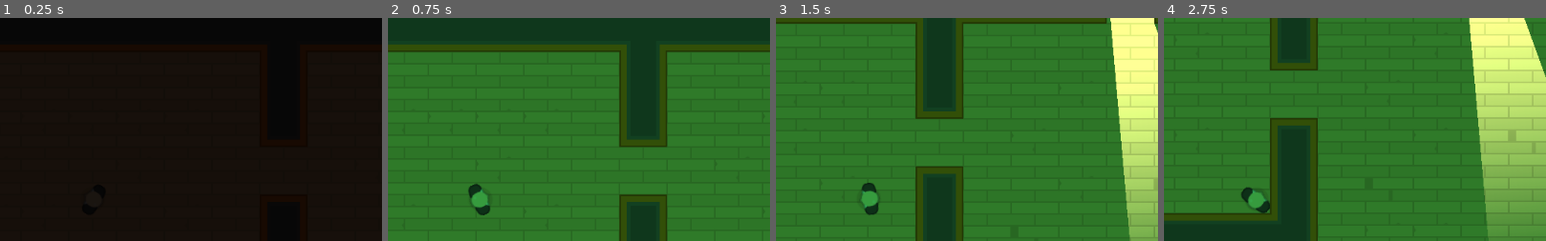
Above: before the commit, frames 1-4 (left to right).
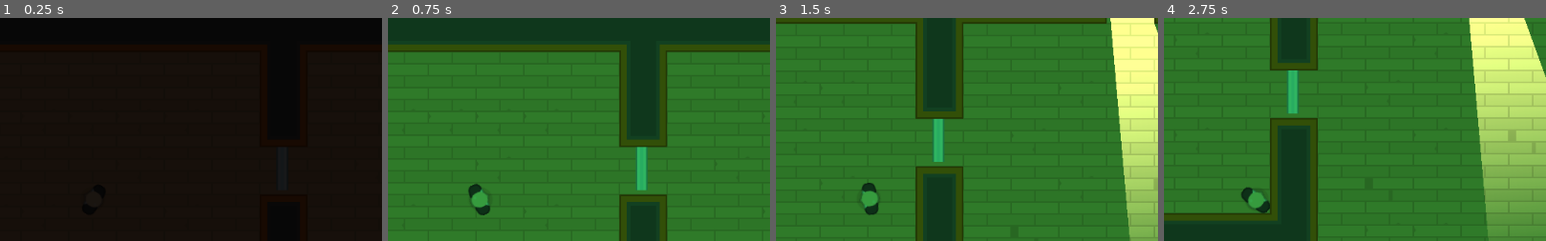
Above: after the commit, the same moments.

Repository: adam-spice/espionage_inc
Game: Godot game, scene res://Levels/Level1.tscn
Two runs of this game, one before a commit and one after it. Both use one fixed random seed, a clock stepped at 60 frames per second and the inputs below.
Inputs (mouse positions are % of the whole screen's width and height, from its top left):
- Up to frame 1 (0.25 s): no input
- Up to frame 2 (0.75 s): tap Enter at 0.5 s; move the mouse to (100, 12) at 0.52 s; hold D (move_right) from 0.53 s (still down); hold Space (toggle_vision_mode) from 0.53 s (still down); click (100, 12) at 0.67 s
- Up to frame 3 (1.5 s): move the mouse to (30, 55) at 1.27 s; release D (move_right) at 1.28 s; release Space (toggle_vision_mode) at 1.28 s; hold S (move_down) from 1.28 s (still down); tap Space (toggle_vision_mode) at 1.35 s; click (30, 55) at 1.42 s
- Up to frame 4 (2.75 s): move the mouse to (60, 28) at 2.02 s; release S (move_down) at 2.03 s; hold D (move_right) from 2.03 s (still down); hold Space (toggle_vision_mode) from 2.03 s (still down); click (60, 28) at 2.17 s
The pictures show only the part of the screen within x 38-88%, y 9-59%; the shares and areas given below are measured in that part.

The runs differ from the first frame. In frame 2, 0.6% of the frame differs, in the area x 65-68%, y 57-78%; in frame 3, 0.6%; in frame 4, 0.6%.
Error in both runs: Invalid get index '0' (on base: 'PoolVector2Array'). (res://Characters/NPC/Gaurd.gd:22)

Commit message:
Implemented locked doors, numpads open when door clicked on

Diff:
--- /dev/null
+++ b/Doors/LockedDoor.gd
@@ -0,0 +1,10 @@
+extends "res://Doors/Door.gd"
+
+func _on_Door_input_event(viewport, event, shape_idx):
+	if Input.is_mouse_button_pressed(BUTTON_LEFT) and can_click:
+		$CanvasLayer/NumPad.popup_centered()
+
+func _on_Door_body_exited(body):
+	if body.collision_layer == 1:
+		can_click = false
+		$CanvasLayer/NumPad.hide()
--- /dev/null
+++ b/Doors/LockedDoor.tscn
@@ -0,0 +1,17 @@
+[gd_scene load_steps=5 format=2]
+
+[ext_resource path="res://Doors/Door.tscn" type="PackedScene" id=1]
+[ext_resource path="res://GFX/PNG/Tiles/tile_463.png" type="Texture" id=2]
+[ext_resource path="res://Interface/NumPad.tscn" type="PackedScene" id=3]
+[ext_resource path="res://Doors/LockedDoor.gd" type="Script" id=4]
+
+[node name="LockedDoor" instance=ExtResource( 1 )]
+script = ExtResource( 4 )
+
+[node name="DoorSprite" parent="." index="1"]
+texture = ExtResource( 2 )
+
+[node name="CanvasLayer" type="CanvasLayer" parent="." index="4"]
+
+[node name="NumPad" parent="CanvasLayer" index="0" instance=ExtResource( 3 )]
+visible = true
--- a/Interface/NumPad.tscn
+++ b/Interface/NumPad.tscn
@@ -48,7 +48,6 @@
 region_rect = Rect2( 0, 0, 100, 100 )
 
 [node name="NumPad" type="Popup"]
-visible = true
 margin_right = 40.0
 margin_bottom = 40.0
 theme = SubResource( 2 )
@@ -105,12 +104,14 @@
 [node name="Button Container" type="CenterContainer" parent="VBoxContainer"]
 margin_top = 135.0
 margin_right = 300.0
-margin_bottom = 307.0
+margin_bottom = 331.0
 
 [node name="GridContainer" type="GridContainer" parent="VBoxContainer/Button Container"]
-margin_left = 86.0
-margin_right = 214.0
-margin_bottom = 172.0
+margin_left = 78.0
+margin_right = 222.0
+margin_bottom = 196.0
+custom_constants/vseparation = 12
+custom_constants/hseparation = 12
 columns = 3
 
 [node name="Button1" type="Button" parent="VBoxContainer/Button Container/GridContainer"]
@@ -120,85 +121,85 @@
 text = "1"
 
 [node name="Button2" type="Button" parent="VBoxContainer/Button Container/GridContainer"]
-margin_left = 44.0
-margin_right = 84.0
+margin_left = 52.0
+margin_right = 92.0
 margin_bottom = 40.0
 rect_min_size = Vector2( 40, 40 )
 text = "2"
 
 [node name="Button3" type="Button" parent="VBoxContainer/Button Container/GridContainer"]
-margin_left = 88.0
-margin_right = 128.0
+margin_left = 104.0
+margin_right = 144.0
 margin_bottom = 40.0
 rect_min_size = Vector2( 40, 40 )
 text = "3"
 
 [node name="Button4" type="Button" parent="VBoxContainer/Button Container/GridContainer"]
-margin_top = 44.0
-margin_right = 40.0
-margin_bottom = 84.0
+margin_top = 52.0
+margin_right = 40.0
+margin_bottom = 92.0
 rect_min_size = Vector2( 40, 40 )
 text = "4"
 
 [node name="Button5" type="Button" parent="VBoxContainer/Button Container/GridContainer"]
-margin_left = 44.0
-margin_top = 44.0
-margin_right = 84.0
-margin_bottom = 84.0
+margin_left = 52.0
+margin_top = 52.0
+margin_right = 92.0
+margin_bottom = 92.0
 rect_min_size = Vector2( 40, 40 )
 text = "5"
 
 [node name="Button6" type="Button" parent="VBoxContainer/Button Container/GridContainer"]
-margin_left = 88.0
-margin_top = 44.0
-margin_right = 128.0
-margin_bottom = 84.0
+margin_left = 104.0
+margin_top = 52.0
+margin_right = 144.0
+margin_bottom = 92.0
 rect_min_size = Vector2( 40, 40 )
 text = "6"
 
 [node name="Button7" type="Button" parent="VBoxContainer/Button Container/GridContainer"]
-margin_top = 88.0
-margin_right = 40.0
-margin_bottom = 128.0
+margin_top = 104.0
+margin_right = 40.0
+margin_bottom = 144.0
 rect_min_size = Vector2( 40, 40 )
 text = "7"
 
 [node name="Button8" type="Button" parent="VBoxContainer/Button Container/GridContainer"]
-margin_left = 44.0
-margin_top = 88.0
-margin_right = 84.0
-margin_bottom = 128.0
+margin_left = 52.0
+margin_top = 104.0
+margin_right = 92.0
+margin_bottom = 144.0
 rect_min_size = Vector2( 40, 40 )
 text = "8"
 
 [node name="Button9" type="Button" parent="VBoxContainer/Button Container/GridContainer"]
-margin_left = 88.0
-margin_top = 88.0
-margin_right = 128.0
-margin_bottom = 128.0
+margin_left = 104.0
+margin_top = 104.0
+margin_right = 144.0
+margin_bottom = 144.0
 rect_min_size = Vector2( 40, 40 )
 text = "9"
 
 [node name="StatusLight" type="TextureRect" parent="VBoxContainer/Button Container/GridContainer"]
-margin_top = 132.0
-margin_right = 40.0
-margin_bottom = 172.0
+margin_top = 156.0
+margin_right = 40.0
+margin_bottom = 196.0
 texture = ExtResource( 7 )
 expand = true
 
 [node name="Button10" type="Button" parent="VBoxContainer/Button Container/GridContainer"]
-margin_left = 44.0
-margin_top = 132.0
-margin_right = 84.0
-margin_bottom = 172.0
+margin_left = 52.0
+margin_top = 156.0
+margin_right = 92.0
+margin_bottom = 196.0
 rect_min_size = Vector2( 40, 40 )
 text = "0"
 
 [node name="ButtonOK" type="Button" parent="VBoxContainer/Button Container/GridContainer"]
-margin_left = 88.0
-margin_top = 132.0
-margin_right = 128.0
-margin_bottom = 172.0
+margin_left = 104.0
+margin_top = 156.0
+margin_right = 144.0
+margin_bottom = 196.0
 rect_min_size = Vector2( 40, 40 )
 custom_styles/hover = SubResource( 4 )
 custom_styles/pressed = SubResource( 5 )
--- a/Levels/Level1.tscn
+++ b/Levels/Level1.tscn
@@ -1,9 +1,10 @@
-[gd_scene load_steps=5 format=2]
+[gd_scene load_steps=6 format=2]
 
 [ext_resource path="res://Levels/TemplateLevel.tscn" type="PackedScene" id=1]
 [ext_resource path="res://Characters/NPC/SecCamera.tscn" type="PackedScene" id=2]
 [ext_resource path="res://Characters/NPC/Gaurd.tscn" type="PackedScene" id=3]
 [ext_resource path="res://Doors/Door.tscn" type="PackedScene" id=4]
+[ext_resource path="res://Doors/LockedDoor.tscn" type="PackedScene" id=5]
 
 [node name="Level1" instance=ExtResource( 1 )]
 
@@ -87,4 +88,8 @@
 position = Vector2( 152, -440 )
 rotation = 3.14159
 
+[node name="LockedDoor" parent="LokedDoors" index="0" instance=ExtResource( 5 )]
+position = Vector2( -104, -256 )
+rotation = 1.5708
+
 [editable path="Player"]
--- a/Levels/TemplateLevel.tscn
+++ b/Levels/TemplateLevel.tscn
@@ -180,4 +180,6 @@
 
 [node name="Doors" type="Node" parent="."]
 
+[node name="LokedDoors" type="Node" parent="."]
+
 [editable path="Player"]
